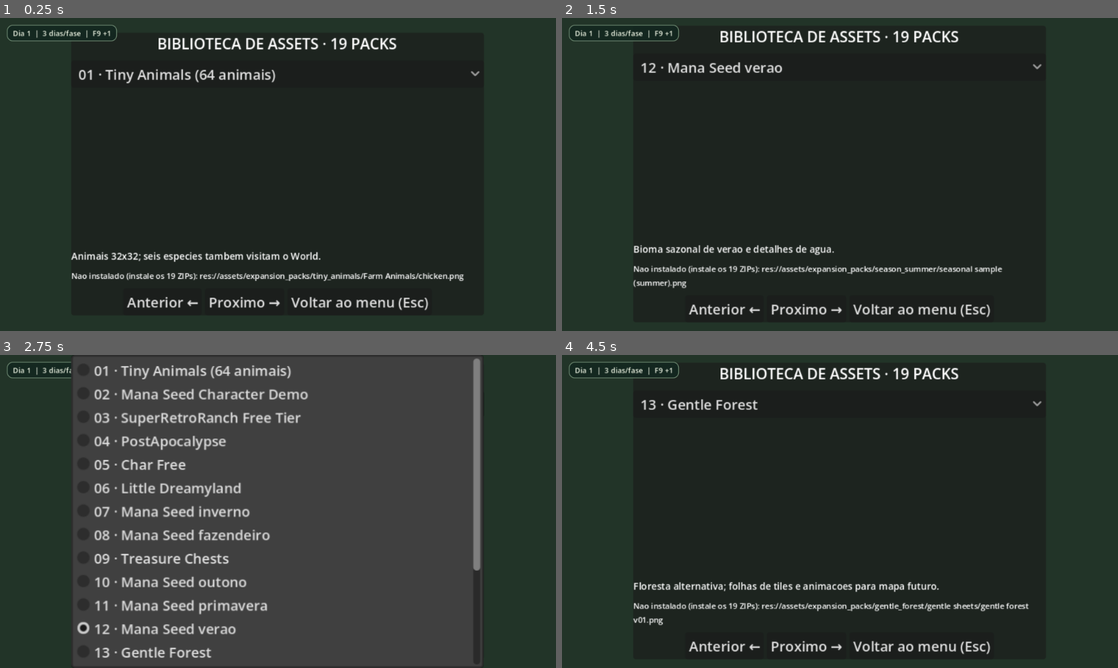
Above: before the commit, frames 1-4 (two rows, left to right).
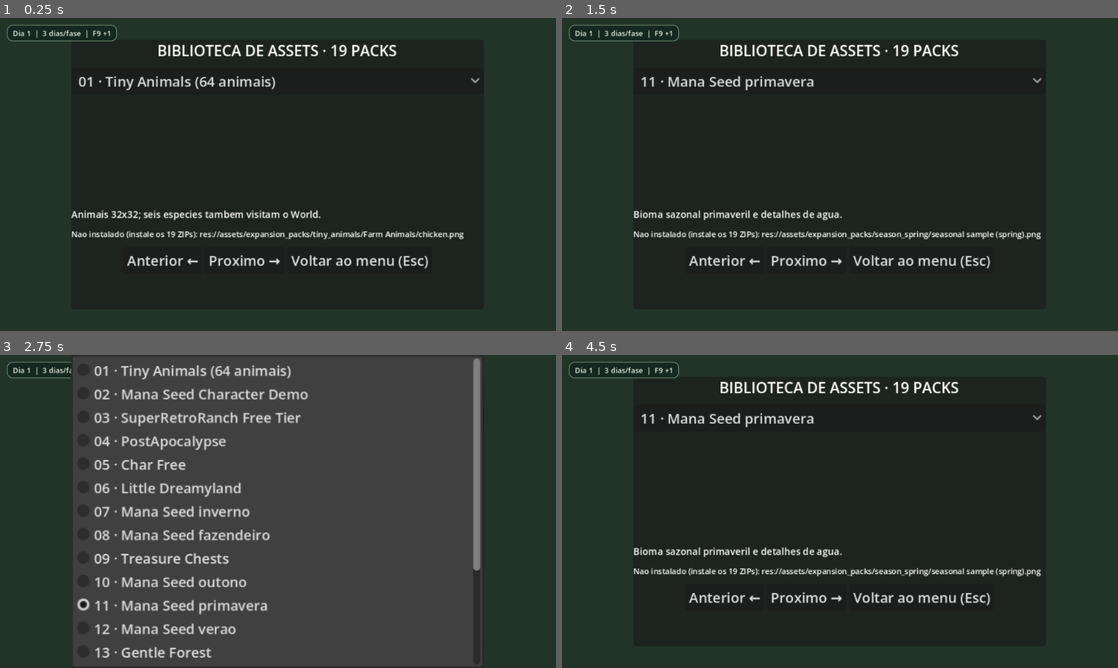
Above: after the commit, the same moments.

Repository: HelioConde/Slime-Harvest
Game: Godot game, scene res://scenes/world/AssetPackGallery.tscn
Two runs of this game, one before a commit and one after it. Both use one fixed random seed, a clock stepped at 60 frames per second and the inputs below. This scene is started directly instead of the project's main scene.
Inputs:
- Up to frame 1 (0.25 s): no input
- Up to frame 2 (1.5 s): click "01 · Tiny Animals (64 animais)" at 0.5 s; click "Anterior ←" at 1.25 s
- Up to frame 3 (2.75 s): click "12 · Mana Seed verao" (after the commit: "11 · Mana Seed primavera") at 2 s
- Up to frame 4 (4.5 s): click "Anterior ←" at 2.75 s; click "13 · Gentle Forest" (after the commit: "11 · Mana Seed primavera") at 3.5 s; click "Proximo →" at 4.25 s

The runs differ from the first frame. In frame 1, 7.2% of the frame differs, in the area x 12-87%, y 6-94%; in frame 2, 7.4%; in frame 3, 0.1%; in frame 4, 7.6%, in the area x 12-87%, y 4-96%.

Commit message:
feat(gallery): open assets showroom with F7 from menu or world

Diff:
--- a/scripts/ui/asset_pack_gallery.gd
+++ b/scripts/ui/asset_pack_gallery.gd
@@ -72,7 +72,7 @@
 	column.add_child(_picker)
 	_preview = TextureRect.new()
 	_preview.name = "AssetPreview"
-	_preview.custom_minimum_size = Vector2(430, 170)
+	_preview.custom_minimum_size = Vector2(430, 114)
 	_preview.expand_mode = TextureRect.EXPAND_IGNORE_SIZE
 	_preview.stretch_mode = TextureRect.STRETCH_KEEP_ASPECT_CENTERED
 	_preview.texture_filter = CanvasItem.TEXTURE_FILTER_NEAREST
